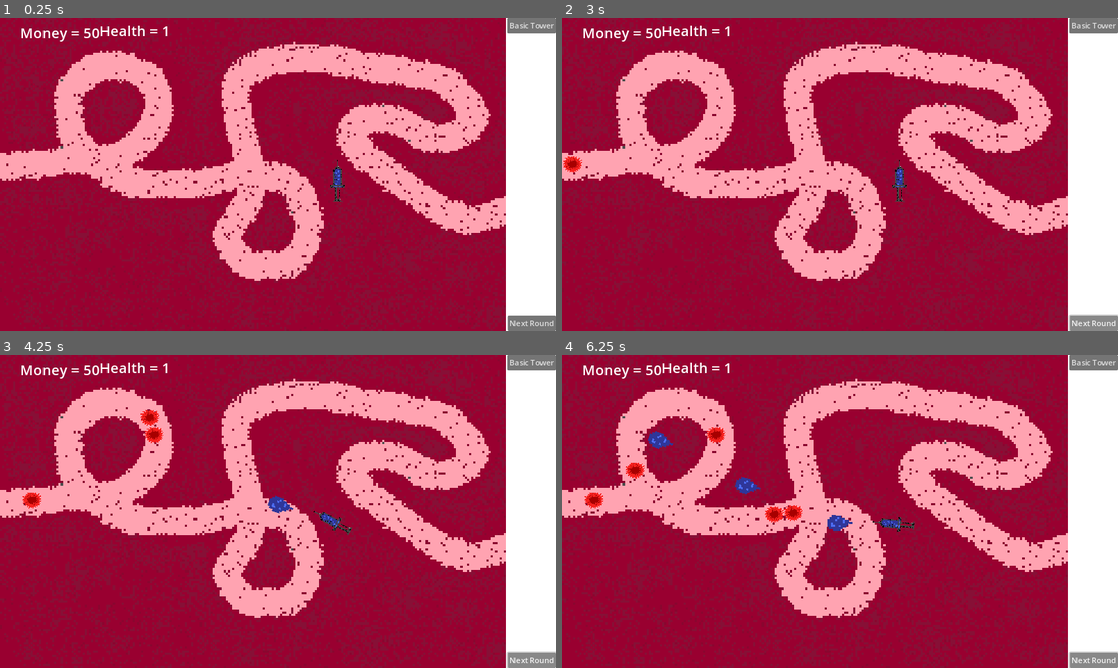
Above: before the commit, frames 1-4 (two rows, left to right).
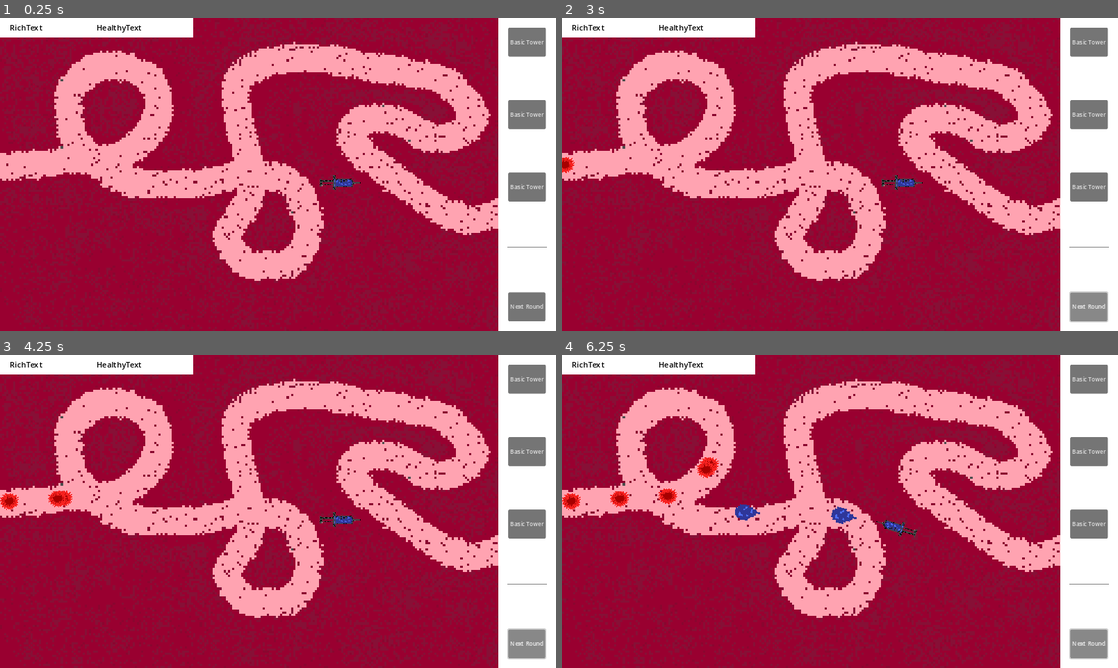
Above: after the commit, the same moments.

Repository: Kryzi/TowerDefense
Game: Godot game, scene res://Scenes/world.tscn
Two runs of this game, one before a commit and one after it. Both use one fixed random seed, a clock stepped at 60 frames per second and the inputs below.
Inputs:
- Up to frame 1 (0.25 s): no input
- Up to frame 2 (3 s): click "Basic Tower" at 0.5 s; click "Basic Tower" at 1.25 s; click "Basic Tower" at 2 s; click "Next Round" at 2.75 s
- Up to frame 3 (4.25 s): click "Next Round" at 3.5 s
- Up to frame 4 (6.25 s): tap Enter (ui_accept) at 4.25, 4.52, 5.27 s; hold Right (ui_right) 4.28-5.78 s; hold Left (ui_left) from 5.78 s (still down)

The runs differ from the first frame. In frame 1, 6.6% of the frame differs, in the area x 0-100%, y 0-100%; in frame 2, 6.7%; in frame 3, 7.4%; in frame 4, 8.4%.
Error after the commit: Invalid assignment of property or key 'text' with value of type 'String' on a base object of type 'null instance'. (res://Scripts/GameManager.gd:41)

Commit message:
HUD update

Diff:
--- a/Scenes/basic_tower.tscn
+++ b/Scenes/basic_tower.tscn
@@ -1,12 +1,10 @@
-[gd_scene load_steps=5 format=3 uid="uid://djh8nk3dgcjpd"]
+[gd_scene load_steps=4 format=3 uid="uid://djh8nk3dgcjpd"]
 
-[ext_resource type="Script" path="res://Scripts/basic_tower.gd" id="1_4dmiy"]
 [ext_resource type="Script" path="res://Scripts/attack.gd" id="2_4rerw"]
 [ext_resource type="Texture2D" uid="uid://3twjdddkaohn" path="res://assets/VirusBigPack/png57.png" id="2_hcy63"]
-[ext_resource type="PackedScene" uid="uid://crwl6ck1i5o8s" path="res://Scenes/bullet.tscn" id="3_1dth8"]
+[ext_resource type="PackedScene" uid="uid://hxtgd2h3i635" path="res://Scenes/bullet.tscn" id="3_1dth8"]
 
 [node name="BasicTower" type="StaticBody2D"]
-script = ExtResource("1_4dmiy")
 
 [node name="CollisionShape2D" type="CollisionShape2D" parent="."]
 
--- a/Scenes/hud.tscn
+++ b/Scenes/hud.tscn
@@ -5,70 +5,158 @@
 [node name="HUD" type="CanvasLayer"]
 script = ExtResource("1_4qxoa")
 
-[node name="ColorRect" type="ColorRect" parent="."]
+[node name="TowerShop" type="Control" parent="."]
+custom_minimum_size = Vector2(120, 0)
+layout_mode = 3
 anchors_preset = 11
 anchor_left = 1.0
 anchor_right = 1.0
 anchor_bottom = 1.0
-offset_left = -104.0
 grow_horizontal = 0
 grow_vertical = 2
+mouse_filter = 1
+
+[node name="ColorRect" type="ColorRect" parent="TowerShop"]
+layout_mode = 2
+offset_right = 120.0
+offset_bottom = 648.0
+grow_horizontal = 2
+grow_vertical = 2
+
+[node name="MarginContainer" type="MarginContainer" parent="TowerShop"]
+layout_mode = 1
+anchors_preset = 15
+anchor_right = 1.0
+anchor_bottom = 1.0
+grow_horizontal = 2
+grow_vertical = 2
+theme_override_constants/margin_left = 20
+theme_override_constants/margin_top = 20
+theme_override_constants/margin_right = 20
+theme_override_constants/margin_bottom = 20
+
+[node name="ButtonContainer" type="VBoxContainer" parent="TowerShop/MarginContainer"]
+layout_mode = 2
+theme_override_constants/separation = 90
+
+[node name="BasicTowerBuyButton" type="Button" parent="TowerShop/MarginContainer/ButtonContainer"]
+custom_minimum_size = Vector2(0, 60)
+layout_mode = 2
+size_flags_horizontal = 4
+size_flags_vertical = 4
+theme_override_font_sizes/font_size = 12
+text = "Basic Tower"
 metadata/_edit_use_anchors_ = true
 
-[node name="NæsteRundeKnap" type="Button" parent="."]
-anchors_preset = 3
-anchor_left = 1.0
-anchor_top = 1.0
-anchor_right = 1.0
-anchor_bottom = 1.0
-offset_left = -100.0
-offset_top = -31.0
-grow_horizontal = 0
-grow_vertical = 0
+[node name="BasicTowerBuyButton2" type="Button" parent="TowerShop/MarginContainer/ButtonContainer"]
+custom_minimum_size = Vector2(0, 60)
+layout_mode = 2
+size_flags_horizontal = 4
+size_flags_vertical = 4
+theme_override_font_sizes/font_size = 12
+text = "Basic Tower"
+metadata/_edit_use_anchors_ = true
+
+[node name="BasicTowerBuyButton3" type="Button" parent="TowerShop/MarginContainer/ButtonContainer"]
+custom_minimum_size = Vector2(0, 60)
+layout_mode = 2
+size_flags_horizontal = 4
+size_flags_vertical = 4
+theme_override_font_sizes/font_size = 12
+text = "Basic Tower"
+metadata/_edit_use_anchors_ = true
+
+[node name="HSeparator" type="HSeparator" parent="TowerShop/MarginContainer/ButtonContainer"]
+layout_mode = 2
+size_flags_vertical = 3
+
+[node name="NæsteRundeKnap" type="Button" parent="TowerShop/MarginContainer/ButtonContainer"]
+custom_minimum_size = Vector2(0, 60)
+layout_mode = 2
+size_flags_horizontal = 4
+theme_override_font_sizes/font_size = 12
 text = "Next Round"
 metadata/_edit_use_anchors_ = true
 
-[node name="BasicTowerBuyButton" type="Button" parent="."]
-anchors_preset = 1
-anchor_left = 1.0
+[node name="PlayerInfo" type="Control" parent="."]
+custom_minimum_size = Vector2(400, 40)
+layout_mode = 3
+anchors_preset = 0
+offset_right = 40.0
+offset_bottom = 40.0
+
+[node name="ColorRect" type="ColorRect" parent="PlayerInfo"]
+layout_mode = 1
+anchors_preset = 15
 anchor_right = 1.0
-offset_left = -101.0
-offset_bottom = 31.0
-grow_horizontal = 0
-text = "Basic Tower"
-metadata/_edit_use_anchors_ = true
+anchor_bottom = 1.0
+grow_horizontal = 2
+grow_vertical = 2
 
-[node name="Money" type="RichTextLabel" parent="."]
-offset_left = 41.0
-offset_top = 9.0
-offset_right = 222.0
-offset_bottom = 158.0
-theme_override_font_sizes/normal_font_size = 30
+[node name="MarginContainer" type="MarginContainer" parent="PlayerInfo"]
+layout_mode = 1
+anchors_preset = 15
+anchor_right = 1.0
+anchor_bottom = 1.0
+grow_horizontal = 2
+grow_vertical = 2
+theme_override_constants/margin_left = 20
+theme_override_constants/margin_right = 20
+
+[node name="LabelContainer" type="HBoxContainer" parent="PlayerInfo/MarginContainer"]
+custom_minimum_size = Vector2(300, 40)
+layout_mode = 2
+theme_override_constants/separation = 50
+
+[node name="Money" type="Label" parent="PlayerInfo/MarginContainer/LabelContainer"]
+unique_name_in_owner = true
+layout_mode = 2
+size_flags_horizontal = 3
+theme_override_colors/font_color = Color(0, 0, 0, 1)
 text = "RichText"
 
-[node name="Health" type="RichTextLabel" parent="."]
-offset_left = 206.0
-offset_top = 5.0
-offset_right = 452.0
-offset_bottom = 150.0
-theme_override_font_sizes/normal_font_size = 30
+[node name="Health" type="Label" parent="PlayerInfo/MarginContainer/LabelContainer"]
+unique_name_in_owner = true
+layout_mode = 2
+size_flags_horizontal = 3
+theme_override_colors/font_color = Color(0, 0, 0, 1)
 text = "HealthyText"
 
-[node name="Restart" type="Button" parent="."]
-offset_left = 247.0
-offset_top = 595.0
-offset_right = 312.0
-offset_bottom = 626.0
+[node name="ColorRect" type="ColorRect" parent="PlayerInfo/MarginContainer/LabelContainer"]
+layout_mode = 2
+
+[node name="GameOverScreen" type="VBoxContainer" parent="."]
+custom_minimum_size = Vector2(200, 150)
+anchors_preset = 8
+anchor_left = 0.5
+anchor_top = 0.5
+anchor_right = 0.5
+anchor_bottom = 0.5
+offset_left = -32.5
+offset_top = -33.0
+offset_right = 32.5
+offset_bottom = 33.0
+grow_horizontal = 2
+grow_vertical = 2
+
+[node name="Label" type="Label" parent="GameOverScreen"]
+layout_mode = 2
+theme_override_font_sizes/font_size = 40
+text = "Game over"
+horizontal_alignment = 1
+vertical_alignment = 1
+
+[node name="Restart" type="Button" parent="GameOverScreen"]
+layout_mode = 2
 text = "Restart"
 
-[node name="Quit" type="Button" parent="."]
-offset_left = 133.0
-offset_top = 436.0
-offset_right = 175.0
-offset_bottom = 467.0
+[node name="Quit" type="Button" parent="GameOverScreen"]
+layout_mode = 2
 text = "Quit"
 
-[connection signal="pressed" from="NæsteRundeKnap" to="." method="_on_næste_runde_knap_pressed"]
-[connection signal="pressed" from="BasicTowerBuyButton" to="." method="_on_basic_tower_buy_button_pressed"]
-[connection signal="pressed" from="Restart" to="." method="_on_restart_pressed"]
-[connection signal="pressed" from="Quit" to="." method="_on_quit_pressed"]
+[connection signal="pressed" from="TowerShop/MarginContainer/ButtonContainer/BasicTowerBuyButton" to="." method="_on_basic_tower_buy_button_pressed"]
+[connection signal="pressed" from="TowerShop/MarginContainer/ButtonContainer/BasicTowerBuyButton2" to="." method="_on_basic_tower_buy_button_pressed"]
+[connection signal="pressed" from="TowerShop/MarginContainer/ButtonContainer/BasicTowerBuyButton3" to="." method="_on_basic_tower_buy_button_pressed"]
+[connection signal="pressed" from="TowerShop/MarginContainer/ButtonContainer/NæsteRundeKnap" to="." method="_on_næste_runde_knap_pressed"]
+[connection signal="pressed" from="GameOverScreen/Restart" to="." method="_on_restart_pressed"]
+[connection signal="pressed" from="GameOverScreen/Quit" to="." method="_on_quit_pressed"]
--- a/Scenes/tower.tscn
+++ b/Scenes/tower.tscn
@@ -40,6 +40,7 @@
 
 [node name="AnimatedSprite2D" type="AnimatedSprite2D" parent="."]
 position = Vector2(0, -4)
+rotation = 1.5708
 sprite_frames = SubResource("SpriteFrames_g6u5s")
 
 [node name="ShootingPoint" type="Marker2D" parent="AnimatedSprite2D"]
--- a/Scripts/GameManager.gd
+++ b/Scripts/GameManager.gd
@@ -8,13 +8,12 @@
 
 
 func _ready():
-	Restart.hide()
-	Quit.hide()
+	GameOverScreen.hide()
 
-@onready var MoneyText = get_tree().get_root().get_node("World/HUD/Money")
-@onready var HealthText = get_tree().get_root().get_node("World/HUD/Health")
-@onready var Restart = get_tree().get_root().get_node("World/HUD/Restart")
-@onready var Quit = get_tree().get_root().get_node("World/HUD/Quit")
+@onready var MoneyText = get_tree().get_root().get_node("World/HUD/PlayerInfo/Money")
+@onready var HealthText = get_tree().get_root().get_node("World/HUD/PlayerInfo/Health")
+@onready var GameOverScreen = get_tree().get_root().get_node("World/HUD/GameOverScreen")
+@onready var Quit = get_tree().get_root().get_node("World/HUD/GameOverScreen/Quit")
 
 
 func damage(amount):
@@ -26,8 +25,7 @@
 func die():
 	get_tree().paused = true
 	print("i am dead")
-	Restart.show()
-	Quit.show()
+	GameOverScreen.show()
 
 
 
--- a/Scripts/Tower1.gd
+++ b/Scripts/Tower1.gd
@@ -8,7 +8,6 @@
 	if enemies_in_range.size() > 0:
 		var target_enemy = enemies_in_range.front()
 		look_at(target_enemy.global_position)
-		rotate(PI*0.5)
 
 func Shoot():
 
--- a/Scripts/Virus1.gd
+++ b/Scripts/Virus1.gd
@@ -1,7 +1,7 @@
 extends PathFollow2D
 
 var Path
-var speed = 0.1
+var speed = 100
 var damage = 1
 var health = 1
 
@@ -10,7 +10,7 @@
 	add_to_group("enemy")
 
 func _process(delta):
-	progress_ratio += speed * delta
+	progress += speed * delta
 	if progress_ratio >= 0.99: # Vi har nået slutningen af banen
 		get_node("/root/World/GameManager").damage(damage)
 		queue_free()
Not shown: 1 places in Scenes/game_manager.tscn that only renumber resources
Not shown: 1 places in Scenes/world.tscn that only renumber resources
